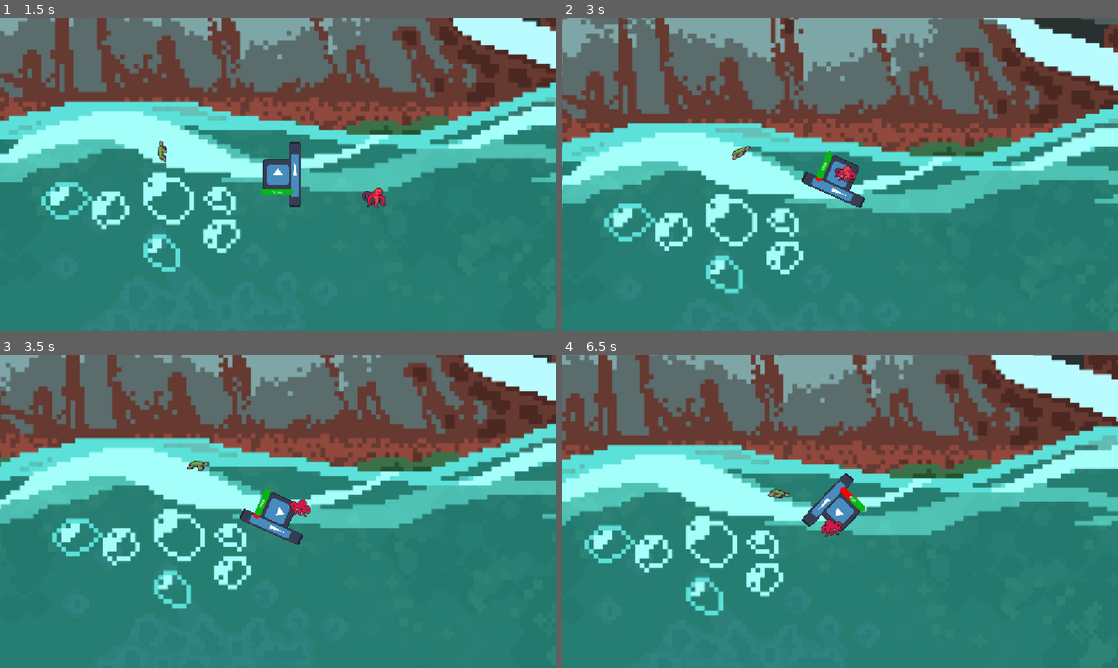
Above: before the commit, frames 1-4 (two rows, left to right).
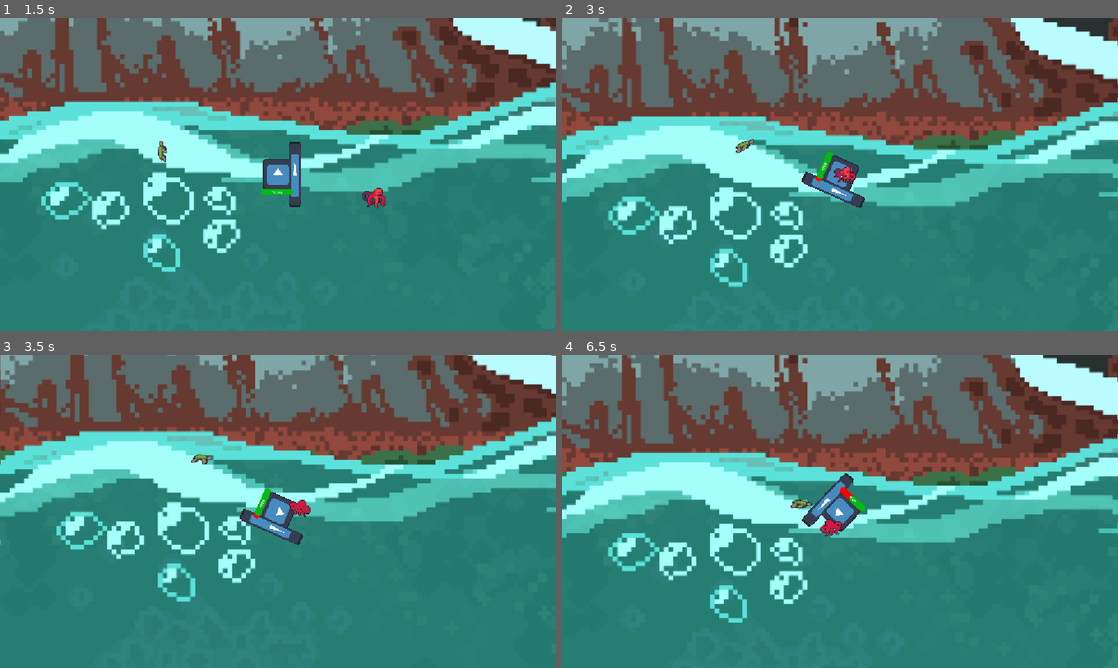
Above: after the commit, the same moments.

Repository: GavinWu42711/Campfire
Game: Godot game, scene res://Scenes/level_1.tscn
Same seed, same stepped clock (60 frames per second), same inputs: the game is played once before the commit and once after it. The engine's default icon, where the game draws it, is replaced by a stand-in: a white triangle on a blue panel in a dark square.
Inputs (mouse positions are in pixels of both pictures, inside the frame that each line leads up to):
- Up to frame 1 (1.5 s): tap Enter at 0.5 s; move the mouse to (400, 158) at 0.52 s; hold Right mouse button (move) 0.53-1.28 s; tap Space at 1.25 s; move the mouse to (166, 190) at 1.27 s; click (166, 190) at 1.35 s
- Up to frame 2 (3 s): right-click (728, 190) at 1.55 s; move the mouse to (895, 105) at 2.02 s; hold Right mouse button (move) 2.03-2.78 s; move the mouse to (812, 237) at 2.77 s; right-click (812, 237) at 2.85 s
- Up to frame 3 (3.5 s): no input
- Up to frame 4 (6.5 s): move the mouse to (1006, 558) at 3.52 s; hold Right mouse button (move) 3.53-4.28 s; click (1006, 558) at 3.6 s; move the mouse to (673, 464) at 4.27 s; right-click (673, 464) at 4.35 s; move the mouse to (867, 511) at 5.02 s; hold Right mouse button (move) 5.03-5.78 s; move the mouse to (756, 433) at 5.77 s; click (756, 433) at 5.85 s; right-click (756, 433) at 6.05 s

Frame 1 is identical in both runs. In frame 2, 26% of the frame differs, in the area x 0-100%, y 0-89%; in frame 3, 23%; in frame 4, 34%, in the area x 0-100%, y 0-86%.

Commit message:
follow cursor held down
it follows

Diff:
--- a/campfire/Scripts/player.gd
+++ b/campfire/Scripts/player.gd
@@ -77,7 +77,7 @@
 	vulnerable = true
 
 func _physics_process(delta: float) -> void:
-	if Input.is_action_just_pressed("move"):
+	if Input.is_action_pressed("move"):
 		click_pos = get_global_mouse_position()
 		#is_attacking = false
 		is_dashing = false
